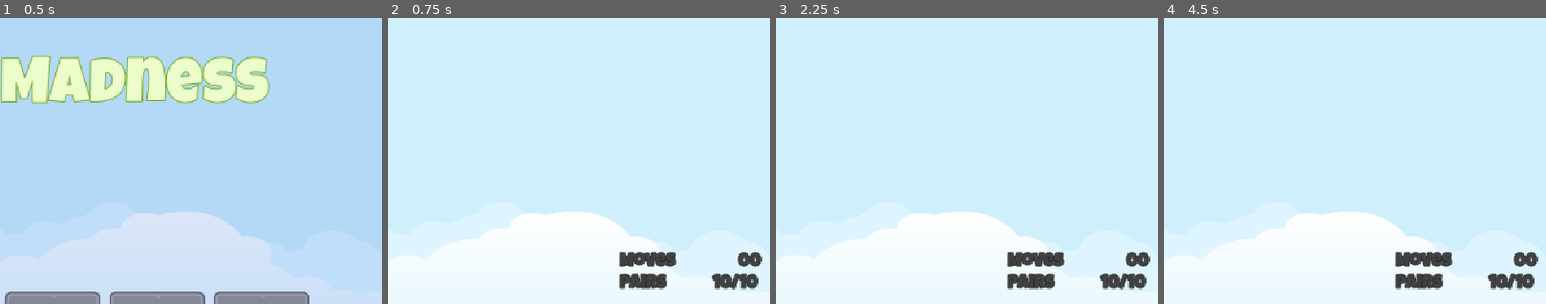
Above: before the commit, frames 1-4 (left to right).
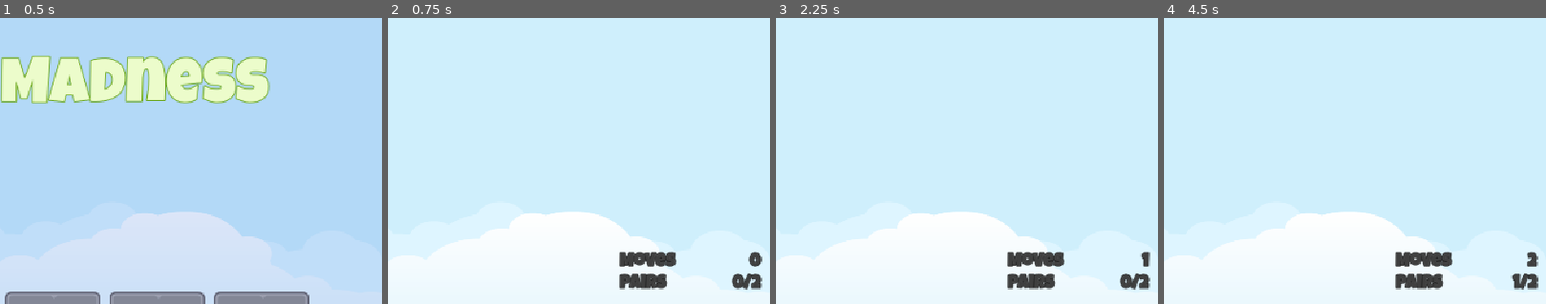
Above: after the commit, the same moments.

Repository: filipeAugusto99/MemoryMadness
Game: Godot game, scene res://Scenes/Master/Master.tscn
Same seed, same stepped clock (60 frames per second), same inputs: the game is played once before the commit and once after it.
Inputs (mouse positions are % of the whole screen's width and height, from its top left):
- Up to frame 1 (0.5 s): no input
- Up to frame 2 (0.75 s): click "2x2" at 0.5 s
- Up to frame 3 (2.25 s): click (35, 44) at 1.25 s; click (44, 44) at 2.02 s
- Up to frame 4 (4.5 s): click (35, 56) at 2.77 s; click (44, 56) at 3.52 s; click (35, 44) at 4.25 s
The pictures show only the part of the screen within x 50-100%, y 0-50%; the shares and areas given below are measured in that part.

Frame 1 is identical in both runs. In frame 2, 0.6% of the frame differs, in the area x 84-98%, y 81-95%; in frame 3, 0.7%; in frame 4, 0.7%.

Commit message:
Game Ui - Updates

Diff:
--- a/Scenes/Game/Game.gd
+++ b/Scenes/Game/Game.gd
@@ -7,6 +7,8 @@
 @onready var tile_grid: GridContainer = $HB/TileGrid
 @onready var sound: AudioStreamPlayer = $Sound
 @onready var scorer: Scorer = $Scorer
+@onready var moves_label: Label = $HB/MC/VB/HB/MovesLabel
+@onready var pairs_label: Label = $HB/MC/VB/HB2/PairsLabel
 
 
 func _ready() -> void:
@@ -15,6 +17,11 @@
 
 func _enter_tree() -> void:
 	SignalHub.on_level_selected.connect(on_level_selected)
+
+
+func _process(delta: float) -> void:
+	moves_label.text = scorer.get_moves_made_str()
+	pairs_label.text = scorer.get_pairs_made_str()
 
 
 func add_memory_tile(image: Texture2D, frame: Texture2D) -> void:
--- a/Scenes/Scorer/Scorer.gd
+++ b/Scenes/Scorer/Scorer.gd
@@ -20,6 +20,15 @@
 func _enter_tree() -> void:
 	SignalHub.on_tile_selected.connect(on_tile_selected)
 	SignalHub.on_game_exit_pressed.connect(on_game_exit_pressed)
+
+
+func get_moves_made_str() -> String:
+	return str(_moves_made)
+
+
+func get_pairs_made_str() -> String:
+	return "%d/%d" % [_pairs_made, _target_pairs]
+
 
 func clear_new_game(target_pairs: int) -> void:
 	_selections.clear()
